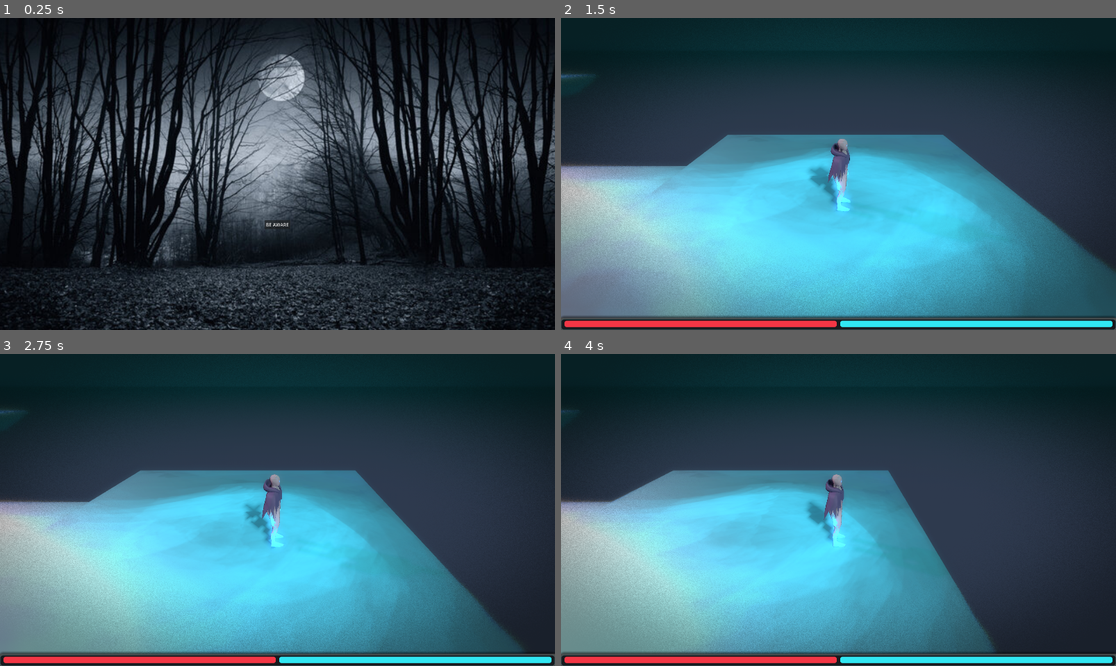
Above: before the commit, frames 1-4 (two rows, left to right).
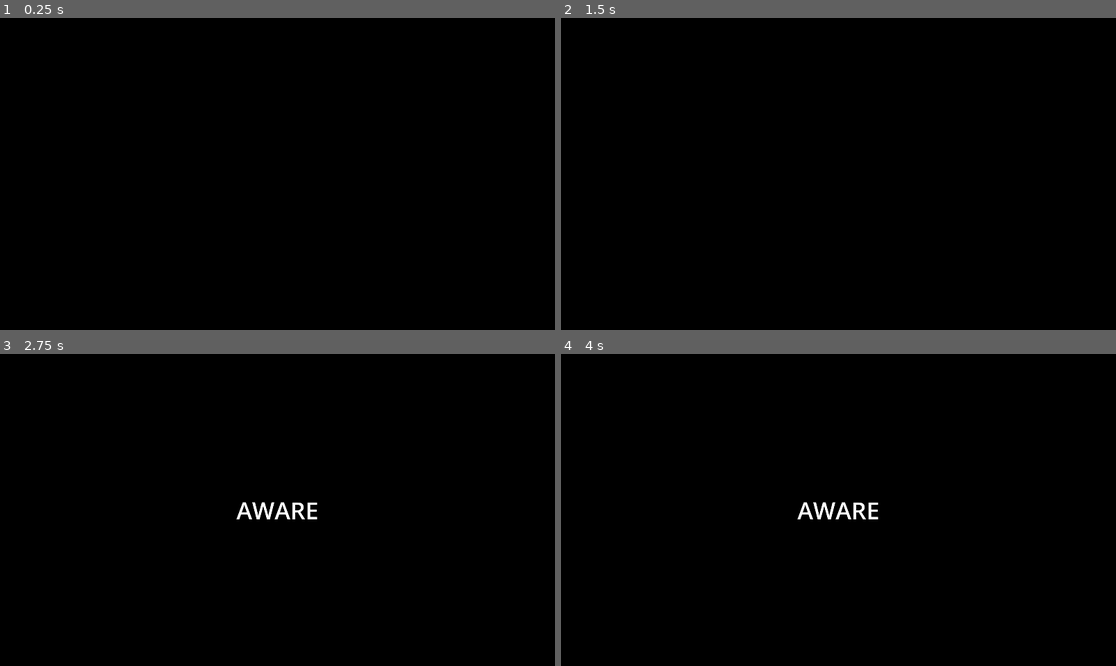
Above: after the commit, the same moments.

Repository: 1p22geo/AWARE_v0
Game: Godot game, scene res://scenes/Boot/Boot.tscn
The game is run twice, just before and just after one commit, with the same random seed, the same clock (stepped at 60 frames per second) and the same inputs.
Inputs (mouse positions are in pixels of both pictures, inside the frame that each line leads up to):
- Up to frame 1 (0.25 s): no input
- Up to frame 2 (1.5 s): click (838, 223) at 0.5 s, where only the run before the commit has a clickable "BE AWARE"; tap Enter at 1.25 s; move the mouse to (960, 158) at 1.27 s; hold D (move_right) from 1.28 s (still down); hold Shift from 1.28 s (still down); click (960, 158) at 1.42 s
- Up to frame 3 (2.75 s): tap Space (jump) at 1.52 s; release D (move_right) at 2 s; release Shift at 2 s; drag from (166, 525) to (249, 572) at 2.02 s
- Up to frame 4 (4 s): move the mouse to (894, 441) at 2.77 s; hold D (move_right) 2.78-3.5 s; tap Ctrl at 2.85 s; drag from (810, 572) to (672, 463) at 3.52 s

The runs differ from the first frame. In frame 1, 65% of the frame differs, in the area x 0-100%, y 0-100%; in frame 2, 100%; in frame 3, 100%; in frame 4, 100%.

Commit message:
feat: intro sound, volume controls

Diff:
--- /dev/null
+++ b/default_bus_layout.tres
@@ -0,0 +1,21 @@
+[gd_resource type="AudioBusLayout" format=3 uid="uid://bjjisdt7rcxx8"]
+
+[resource]
+bus/1/name = &"BackgroundMusic"
+bus/1/solo = false
+bus/1/mute = false
+bus/1/bypass_fx = false
+bus/1/volume_db = 0.0
+bus/1/send = &"Master"
+bus/2/name = &"Environment"
+bus/2/solo = false
+bus/2/mute = false
+bus/2/bypass_fx = false
+bus/2/volume_db = 0.0
+bus/2/send = &"Master"
+bus/3/name = &"SFX"
+bus/3/solo = false
+bus/3/mute = false
+bus/3/bypass_fx = false
+bus/3/volume_db = 0.0
+bus/3/send = &"Master"
--- a/project.godot
+++ b/project.godot
@@ -17,12 +17,19 @@
 config/name="AWARE_v0"
 run/main_scene="res://scenes/Boot/Boot.tscn"
 config/features=PackedStringArray("4.5", "Mobile")
+boot_splash/bg_color=Color(0, 0, 0, 1)
+boot_splash/show_image=false
 config/icon="res://assets/svg/icon.svg"
+
+[autoload]
+
+AudioController="*res://scenes/components/AudioController.tscn"
 
 [display]
 
 window/size/viewport_width=1920
 window/size/viewport_height=1080
+window/size/initial_position_type=3
 
 [editor_plugins]
 
--- a/scenes/Boot/Boot.gd
+++ b/scenes/Boot/Boot.gd
@@ -1,13 +1,26 @@
 extends Control
 
 @export var skip_boot_scene: bool = false
-
+@export var Title: Control
 const MAIN_MENU_SCENE = "res://scenes/UI/MainMenu/MainMenu.tscn"
 
 
 func _ready() -> void:
+	# Access the AudioController singleton and interact with it
+	print("--- Boot.gd interacting with AudioController ---")
+	print("Initial Master Volume from Boot.gd: ", AudioController.master_volume)
+	print("Initial SFX Volume from Boot.gd: ", AudioController.sfx_volume)
+
+	AudioController.set_master_volume(0.5)
+	AudioController.set_sfx_volume(0.8)
+	AudioController.play_sfx("res://assets/AUDIO/sfx/lick_tenor_sax.mp3")
+
+	print("New Master Volume from Boot.gd: ", AudioController.master_volume)
+	print("New SFX Volume from Boot.gd: ", AudioController.sfx_volume)
+	print("--- End Boot.gd interaction ---")
+
 	if skip_boot_scene and OS.is_debug_build():
-		get_tree().change_scene_to_file(MAIN_MENU_SCENE)
+		get_tree().change_scene_to_file.call_deferred(MAIN_MENU_SCENE)
 		return
 
 	$Timer.start()
@@ -15,3 +28,7 @@
 
 func _on_timer_timeout() -> void:
 	get_tree().change_scene_to_file(MAIN_MENU_SCENE)
+
+
+func _on_timer_2_timeout() -> void:
+	Title.visible = true
--- a/scenes/Boot/Boot.tscn
+++ b/scenes/Boot/Boot.tscn
@@ -1,16 +1,18 @@
-[gd_scene load_steps=2 format=3 uid="uid://c1j1w1f1g1h1"]
+[gd_scene load_steps=3 format=3 uid="uid://c1j1w1f1g1h1"]
 
 [ext_resource type="Script" path="res://scenes/Boot/Boot.gd" id="1_abcde"]
+[ext_resource type="AudioStream" uid="uid://bjy8livb61ajl" path="res://assets/AUDIO/sfx/alare_boot_sample.wav" id="2_84glb"]
 
-[node name="Boot" type="Control"]
+[node name="Boot" type="Control" node_paths=PackedStringArray("Title")]
 layout_mode = 3
 anchors_preset = 15
 anchor_right = 1.0
 anchor_bottom = 1.0
 grow_horizontal = 2
 grow_vertical = 2
+accessibility_name = "splash"
 script = ExtResource("1_abcde")
-skip_boot_scene = true
+Title = NodePath("Label")
 
 [node name="ColorRect" type="ColorRect" parent="."]
 layout_mode = 1
@@ -19,9 +21,11 @@
 anchor_bottom = 1.0
 grow_horizontal = 2
 grow_vertical = 2
+accessibility_name = "splash"
 color = Color(0, 0, 0, 1)
 
 [node name="Label" type="Label" parent="."]
+visible = false
 layout_mode = 1
 anchors_preset = 8
 anchor_left = 0.5
@@ -34,12 +38,26 @@
 offset_bottom = 11.5
 grow_horizontal = 2
 grow_vertical = 2
+accessibility_name = "splash"
+theme_override_font_sizes/font_size = 82
 text = "AWARE"
 horizontal_alignment = 1
 vertical_alignment = 1
 
 [node name="Timer" type="Timer" parent="."]
+wait_time = 5.0
+one_shot = true
+
+[node name="AudioStreamPlayer" type="AudioStreamPlayer" parent="."]
+stream = ExtResource("2_84glb")
+volume_db = -5.0
+autoplay = true
+bus = &"SFX"
+
+[node name="Timer2" type="Timer" parent="."]
 wait_time = 2.0
 one_shot = true
+autostart = true
 
 [connection signal="timeout" from="Timer" to="." method="_on_timer_timeout"]
+[connection signal="timeout" from="Timer2" to="." method="_on_timer_2_timeout"]
--- a/scenes/UI/menu.gd
+++ b/scenes/UI/menu.gd
@@ -2,6 +2,15 @@
 
 @onready var main_buttons: VBoxContainer = $MainButtons
 @onready var options: Panel = $Options
+
+@onready var master_slider: HSlider = %MasterSlider
+@onready var master_value_label: Label = %MasterValue
+@onready var music_slider: HSlider = %MusicSlider
+@onready var music_value_label: Label = %MusicValue
+@onready var sfx_slider: HSlider = %SfxSlider
+@onready var sfx_value_label: Label = %SfxValue
+@onready var environment_slider: HSlider = %EnvironmentSlider
+@onready var environment_value_label: Label = %EnvironmentValue
 
 
 func pause()-> void:
@@ -18,14 +27,41 @@
 	if event.is_action_pressed("pause"):
 		pause()
 
+func _init_volume_sliders() -> void:
+	master_slider.value = AudioController.master_volume * 100
+	_update_label(master_value_label, master_slider.value)
 
+	music_slider.value = AudioController.music_volume * 100
+	_update_label(music_value_label, music_slider.value)
 
+	sfx_slider.value = AudioController.sfx_volume * 100
+	_update_label(sfx_value_label, sfx_slider.value)
+
+	environment_slider.value = AudioController.environment_volume * 100
+	_update_label(environment_value_label, environment_slider.value)
+
+func _update_label(label: Label, value: float) -> void:
+	label.text = "%d%%" % value
+
+func _on_master_slider_changed(value: float) -> void:
+	_update_label(master_value_label, value)
+	AudioController.set_master_volume(value / 100.0)
+
+func _on_music_slider_changed(value: float) -> void:
+	_update_label(music_value_label, value)
+	AudioController.set_music_volume(value / 100.0)
+
+func _on_sfx_slider_changed(value: float) -> void:
+	_update_label(sfx_value_label, value)
+	AudioController.set_sfx_volume(value / 100.0)
+
+func _on_environment_slider_changed(value: float) -> void:
+	_update_label(environment_value_label, value)
+	AudioController.set_environment_volume(value / 100.0)
 
 func _on_return_from_options() -> void:
 	options.visible = false
 	main_buttons.visible = true
-
-
 
 func _on_resume() -> void:
 	pause()
@@ -33,6 +69,7 @@
 func _on_options() -> void:
 	main_buttons.visible = false
 	options.visible = true
+	_init_volume_sliders()
 
 func _on_exit() -> void:
 	get_tree().quit()
--- a/scenes/UI/menu.tscn
+++ b/scenes/UI/menu.tscn
@@ -74,16 +74,142 @@
 grow_horizontal = 2
 grow_vertical = 2
 
-[node name="Label" type="Label" parent="Control/Options"]
-layout_mode = 1
-anchors_preset = 10
-anchor_right = 1.0
-offset_bottom = 58.0
-grow_horizontal = 2
+[node name="VBoxContainer" type="VBoxContainer" parent="Control/Options"]
+layout_mode = 1
+anchors_preset = 8
+anchor_left = 0.5
+anchor_top = 0.5
+anchor_right = 0.5
+anchor_bottom = 0.5
+offset_left = -227.0
+offset_top = -125.0
+offset_right = 227.0
+offset_bottom = 125.0
+grow_horizontal = 2
+grow_vertical = 2
+theme_override_constants/separation = 15
+
+[node name="Label" type="Label" parent="Control/Options/VBoxContainer"]
+layout_mode = 2
 theme_override_font_sizes/font_size = 32
 text = "Options"
 horizontal_alignment = 1
-vertical_alignment = 1
+
+[node name="MasterVolumeBox" type="HBoxContainer" parent="Control/Options/VBoxContainer"]
+layout_mode = 2
+theme_override_constants/separation = 10
+
+[node name="Label" type="Label" parent="Control/Options/VBoxContainer/MasterVolumeBox"]
+layout_mode = 2
+size_flags_horizontal = 3
+size_flags_stretch_ratio = 0.5
+theme_override_font_sizes/font_size = 20
+text = "Master"
+
+[node name="MasterSlider" type="HSlider" parent="Control/Options/VBoxContainer/MasterVolumeBox"]
+unique_name_in_owner = true
+layout_mode = 2
+size_flags_horizontal = 3
+size_flags_stretch_ratio = 1.5
+min_value = 0.0
+max_value = 100.0
+step = 0.0
+value = 100.0
+
+[node name="MasterValue" type="Label" parent="Control/Options/VBoxContainer/MasterVolumeBox"]
+unique_name_in_owner = true
+layout_mode = 2
+size_flags_horizontal = 3
+size_flags_stretch_ratio = 0.2
+theme_override_font_sizes/font_size = 20
+text = "100%"
+
+[node name="MusicVolumeBox" type="HBoxContainer" parent="Control/Options/VBoxContainer"]
+layout_mode = 2
+theme_override_constants/separation = 10
+
+[node name="Label" type="Label" parent="Control/Options/VBoxContainer/MusicVolumeBox"]
+layout_mode = 2
+size_flags_horizontal = 3
+size_flags_stretch_ratio = 0.5
+theme_override_font_sizes/font_size = 20
+text = "Music"
+
+[node name="MusicSlider" type="HSlider" parent="Control/Options/VBoxContainer/MusicVolumeBox"]
+unique_name_in_owner = true
+layout_mode = 2
+size_flags_horizontal = 3
+size_flags_stretch_ratio = 1.5
+min_value = 0.0
+max_value = 100.0
+step = 0.0
+value = 100.0
+
+[node name="MusicValue" type="Label" parent="Control/Options/VBoxContainer/MusicVolumeBox"]
+unique_name_in_owner = true
+layout_mode = 2
+size_flags_horizontal = 3
+size_flags_stretch_ratio = 0.2
+theme_override_font_sizes/font_size = 20
+text = "100%"
+
+[node name="SfxVolumeBox" type="HBoxContainer" parent="Control/Options/VBoxContainer"]
+layout_mode = 2
+theme_override_constants/separation = 10
+
+[node name="Label" type="Label" parent="Control/Options/VBoxContainer/SfxVolumeBox"]
+layout_mode = 2
+size_flags_horizontal = 3
+size_flags_stretch_ratio = 0.5
+theme_override_font_sizes/font_size = 20
+text = "SFX"
+
+[node name="SfxSlider" type="HSlider" parent="Control/Options/VBoxContainer/SfxVolumeBox"]
+unique_name_in_owner = true
+layout_mode = 2
+size_flags_horizontal = 3
+size_flags_stretch_ratio = 1.5
+min_value = 0.0
+max_value = 100.0
+step = 0.0
+value = 100.0
+
+[node name="SfxValue" type="Label" parent="Control/Options/VBoxContainer/SfxVolumeBox"]
+unique_name_in_owner = true
+layout_mode = 2
+size_flags_horizontal = 3
+size_flags_stretch_ratio = 0.2
+theme_override_font_sizes/font_size = 20
+text = "100%"
+
+[node name="EnvironmentVolumeBox" type="HBoxContainer" parent="Control/Options/VBoxContainer"]
+layout_mode = 2
+theme_override_constants/separation = 10
+
+[node name="Label" type="Label" parent="Control/Options/VBoxContainer/EnvironmentVolumeBox"]
+layout_mode = 2
+size_flags_horizontal = 3
+size_flags_stretch_ratio = 0.5
+theme_override_font_sizes/font_size = 20
+text = "Environment"
+
+[node name="EnvironmentSlider" type="HSlider" parent="Control/Options/VBoxContainer/EnvironmentVolumeBox"]
+unique_name_in_owner = true
+layout_mode = 2
+size_flags_horizontal = 3
+size_flags_stretch_ratio = 1.5
+min_value = 0.0
+max_value = 100.0
+step = 0.0
+value = 100.0
+
+[node name="EnvironmentValue" type="Label" parent="Control/Options/VBoxContainer/EnvironmentVolumeBox"]
+unique_name_in_owner = true
+layout_mode = 2
+size_flags_horizontal = 3
+size_flags_stretch_ratio = 0.2
+theme_override_font_sizes/font_size = 20
+text = "100%"
 
 [node name="Button" type="Button" parent="Control/Options"]
 layout_mode = 1
@@ -104,4 +230,8 @@
 [connection signal="pressed" from="Control/MainButtons/Button" to="Control" method="_on_resume"]
 [connection signal="pressed" from="Control/MainButtons/Button2" to="Control" method="_on_options"]
 [connection signal="pressed" from="Control/MainButtons/Button3" to="Control" method="_on_exit"]
+[connection signal="value_changed" from="Control/Options/VBoxContainer/MasterVolumeBox/MasterSlider" to="Control" method="_on_master_slider_changed"]
+[connection signal="value_changed" from="Control/Options/VBoxContainer/MusicVolumeBox/MusicSlider" to="Control" method="_on_music_slider_changed"]
+[connection signal="value_changed" from="Control/Options/VBoxContainer/SfxVolumeBox/SfxSlider" to="Control" method="_on_sfx_slider_changed"]
+[connection signal="value_changed" from="Control/Options/VBoxContainer/EnvironmentVolumeBox/EnvironmentSlider" to="Control" method="_on_environment_slider_changed"]
 [connection signal="pressed" from="Control/Options/Button" to="Control" method="_on_return_from_options"]
--- /dev/null
+++ b/scenes/components/AudioController.tscn
@@ -0,0 +1,6 @@
+[gd_scene load_steps=2 format=3 uid="uid://cax25d8g26l4j"]
+
+[ext_resource type="Script" uid="uid://dy5k5ydbn2ecd" path="res://src/audio/AudioController.gd" id="1_44w21"]
+
+[node name="AudioController" type="Node"]
+script = ExtResource("1_44w21")
--- a/scenes/levels/world.tscn
+++ b/scenes/levels/world.tscn
@@ -1,14 +1,15 @@
-[gd_scene load_steps=10 format=3 uid="uid://b4bmrng7uonyc"]
+[gd_scene load_steps=12 format=3 uid="uid://b4bmrng7uonyc"]
 
 [ext_resource type="PackedScene" uid="uid://caa1sxepyuvi0" path="res://scenes/Player/Player.tscn" id="1_lfyvx"]
 [ext_resource type="PackedScene" uid="uid://e3fla7hhclw5" path="res://assets/MODELS/world1/eine_neues_welt_model.tscn" id="2_7k8c1"]
 [ext_resource type="PackedScene" uid="uid://bekrx0o22avha" path="res://src/characters/Enemies/Enemy1.tscn" id="2_w2p53"]
 [ext_resource type="Script" uid="uid://ulgfn1yqjmd2" path="res://src/core/ProjectileController.gd" id="3_lfyvx"]
 [ext_resource type="Shader" uid="uid://td1hesrm8th3" path="res://scenes/levels/glitch.gdshader" id="4_glitch"]
+[ext_resource type="AudioStream" uid="uid://cvqv8yx5jntbk" path="res://assets/AUDIO/sfx/lick_tenor_sax.mp3" id="6_gy5pc"]
 
 [sub_resource type="ShaderMaterial" id="ShaderMaterial_glitch"]
 shader = ExtResource("4_glitch")
-shader_parameter/strength = 0.7
+shader_parameter/strength = 1.2
 shader_parameter/speed = 2.0
 shader_parameter/edge_start = 0.4
 shader_parameter/vignette_intensity = 0.45
@@ -50,6 +51,10 @@
 adjustment_enabled = true
 adjustment_brightness = 0.74
 adjustment_saturation = 0.83
+
+[sub_resource type="AudioStreamPlaylist" id="AudioStreamPlaylist_0lift"]
+stream_count = 1
+stream_0 = ExtResource("6_gy5pc")
 
 [node name="World" type="Node3D"]
 
@@ -104,3 +109,9 @@
 
 [node name="WorldEnvironment" type="WorldEnvironment" parent="."]
 environment = SubResource("Environment_gy5pc")
+
+[node name="AudioStreamPlayer" type="AudioStreamPlayer" parent="."]
+stream = SubResource("AudioStreamPlaylist_0lift")
+volume_db = -23.853
+autoplay = true
+bus = &"Environment"
--- /dev/null
+++ b/src/audio/AudioController.gd
@@ -0,0 +1,38 @@
+extends Node
+
+var master_volume: float = 1.0
+var sfx_volume: float = 1.0
+var music_volume: float = 1.0
+var environment_volume: float = 1.0
+
+func _ready() -> void:
+	print("AudioController _ready: Master Volume = ", master_volume)
+
+func set_master_volume(volume: float) -> void:
+	master_volume = clampf(volume, 0.0, 1.0)
+	# Here you would typically update the AudioServer bus volume
+	AudioServer.set_bus_volume_db(AudioServer.get_bus_index("Master"), linear_to_db(master_volume))
+	print("Master volume set to: ", master_volume)
+
+func set_sfx_volume(volume: float) -> void:
+	sfx_volume = clampf(volume, 0.0, 1.0)
+	AudioServer.set_bus_volume_db(AudioServer.get_bus_index("SFX"), linear_to_db(sfx_volume))
+	print("SFX volume set to: ", sfx_volume)
+
+func set_music_volume(volume: float) -> void:
+	music_volume = clampf(volume, 0.0, 1.0)
+	AudioServer.set_bus_volume_db(AudioServer.get_bus_index("BackgroundMusic"), linear_to_db(music_volume))
+	print("Music volume set to: ", music_volume)
+
+func set_environment_volume(volume: float) -> void:
+	environment_volume = clampf(volume, 0.0, 1.0)
+	AudioServer.set_bus_volume_db(AudioServer.get_bus_index("Environment"), linear_to_db(environment_volume))
+	print("Environment volume set to: ", environment_volume)
+
+func play_sfx(sfx_path: String) -> void:
+	# Placeholder for playing a sound effect
+	print("Playing SFX: ", sfx_path, " at volume ", sfx_volume)
+
+func play_music(music_path: String) -> void:
+	# Placeholder for playing music
+	print("Playing Music: ", music_path, " at volume ", music_volume)
Not shown, added: assets/AUDIO/sfx/alare_boot_sample.wav.import
Not shown, added: assets/AUDIO/sfx/lick_tenor_sax.mp3.import
Not shown, added: src/audio/AudioController.gd.uid
Not shown, added: assets/AUDIO/sfx/alare_boot_sample.wav
Not shown, added: assets/AUDIO/sfx/lick_tenor_sax.mp3
